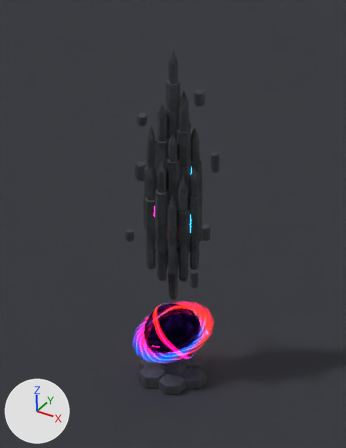
What one commit did to the Blender file apps/game/asset-sources/ethereal/spire/spire.blend.
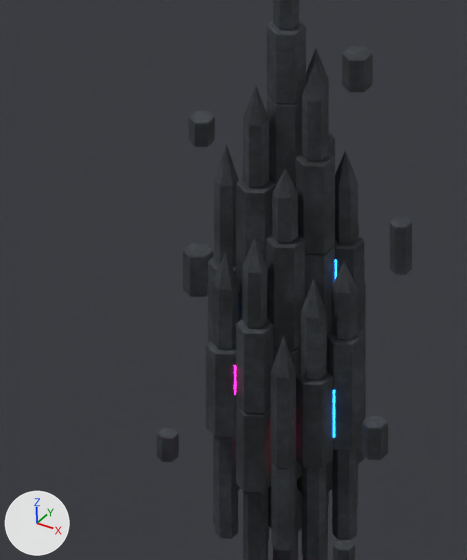
The first picture shows the older version from the file's camera 'Review camera'. The close-ups show the older and then the newer version on the part from 20% to 69% of the width and 16% to 62% of the height of that picture. Only the edits that show in the close-ups are written down. Lighting does not change. The marker at lower left points along +X, +Y and +Z.

Objects in the first close-up: 'FRAGMENT 01 / Basalt', 'FRAGMENT 02 / Basalt', 'FRAGMENT 03 / Basalt', 'FRAGMENT 04 / Basalt', 'FRAGMENT 05 / Basalt', 'FRAGMENT 06 / Basalt', 'Review ground', 'SPIRE / Basalt', 'SPIRE / inner vertical seams / BLUE', 'SPIRE / inner vertical seams / PINK' and 1 more.
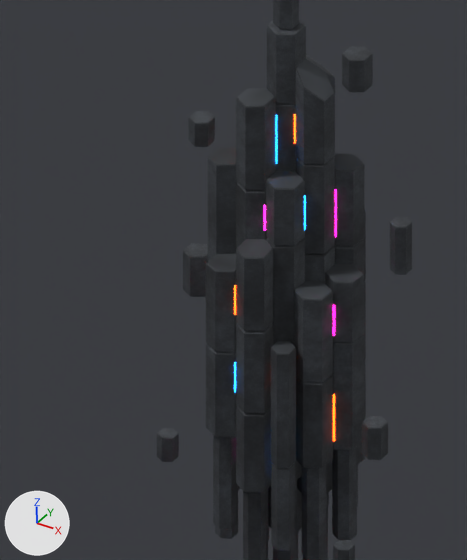
Diff of the bpy script that builds the scene:
```diff
--- a/apps/game/asset-sources/ethereal/spire/spire.blend.py
+++ b/apps/game/asset-sources/ethereal/spire/spire.blend.py
@@ me_spire_column_0_section_0 @@
 me_spire_column_0_section_0.from_pydata(...)  # 1872 vertices, 1560 faces; spans x -0.33..0.33, y -0.3..0.3, z 0.95..3.96
 # used by ob_spire___basalt; parent = ob_spire___suspended_basalt_core; location = (0.0, 0.0, 0.0)
+# me_spire_column_0_section_0 part 1: 408 of 1872 vertices moved; they spanned x -0.3..0.3, y -0.28..0.27, z 2.08..3.46 and now span x -0.33..0.33, y -0.3..0.3, z 2.08..3.44; mean shift (0.0, 0.0, 0.01); largest move (0.13, 0.0, 3.45) -> (0.19, 0.04, 3.33)
 me_spire_column_0_section_0.materials.append(mat_basalt___charcoal___chipped_facets)
@@ me_spire___inner_vertical_seams___blue_002 @@
 # used by ob_spire___inner_vertical_seams___blue; parent = ob_spire___suspended_basalt_core; location = (0.0, 0.0, 0.0)
-me_spire___inner_vertical_seams___blue_002.from_pydata(...)  # 48 vertices, 36 faces; spans x -0.201..0.268, y -0.193..0.269, z 1.709..2.582
+me_spire___inner_vertical_seams___blue_002.from_pydata(...)  # 88 vertices, 66 faces; spans x -0.265..0.203, y -0.267..0.193, z 1.693..3.277
+# me_spire___inner_vertical_seams___blue_002 part 2: the loose piece of 8 vertices spanning x 0.261..0.268, y -0.082..-0.074, z 1.875..2.084 is scaled about its middle by (0.961, 0.899, 1.05), then moved by (-0.526, 0.154, 0.046)
+# me_spire___inner_vertical_seams___blue_002 part 3: the loose piece of 8 vertices spanning x -0.134..-0.129, y -0.154..-0.149, z 2.151..2.383 is copied, and the copy is scaled about its middle by (1.05, 0.999, 0.558), then moved by (0.069, -0.113, -0.135); it spans x -0.065..-0.06, y -0.267..-0.262, z 2.067..2.197
+# me_spire___inner_vertical_seams___blue_002 part 4: the loose piece of 8 vertices spanning x -0.201..-0.193, y -0.193..-0.186, z 1.907..2.033 is copied, and the copy is scaled about its middle by (-0.87, 0.664, 1.7), then moved by (0.201, 0.116, 1.144); it spans x 0.001..0.007, y -0.077..-0.071, z 3.007..3.22
+# other edits to the shape of me_spire___inner_vertical_seams___blue_002 do not show in these pictures
 me_spire___inner_vertical_seams___blue_002.materials.append(mat_veins___blue)
@@ me_spire___inner_vertical_seams___orange_002 @@
 # used by ob_spire___inner_vertical_seams___orange; parent = ob_spire___suspended_basalt_core; location = (0.0, 0.0, 0.0)
-me_spire___inner_vertical_seams___orange_002.from_pydata(...)  # 40 vertices, 30 faces; spans x -0.265..0.199, y -0.191..0.194, z 1.726..2.406
+me_spire___inner_vertical_seams___orange_002.from_pydata(...)  # 88 vertices, 66 faces; spans x -0.265..0.268, y -0.267..0.269, z 1.78..3.228
+# me_spire___inner_vertical_seams___orange_002 part 5: the loose piece of 8 vertices spanning x -0.264..-0.257, y -0.081..-0.075, z 1.878..2.029 is copied, and the copy is turned 60.5 degrees about the z axis through its middle and scaled by 0.858, then moved by (0.198, -0.187, 0.522); it spans x -0.065..-0.06, y -0.267..-0.262, z 2.41..2.54
+# me_spire___inner_vertical_seams___orange_002 part 6: the loose piece of 8 vertices spanning x 0.192..0.199, y 0.186..0.194, z 1.795..1.959 is copied, and the copy is scaled about its middle by (1, -0.996, 1.27), then moved by (0.069, -0.268, 0.084); it spans x 0.261..0.268, y -0.082..-0.074, z 1.857..2.065
+# me_spire___inner_vertical_seams___orange_002 part 7: the loose piece of 8 vertices spanning x -0.264..-0.257, y -0.081..-0.075, z 1.878..2.029 is copied, and the copy is turned 59.6 degrees about the z axis through its middle and scaled by 0.848, then moved by (0.327, 0.036, 1.211); it spans x 0.064..0.068, y -0.045..-0.04, z 3.1..3.228
+# other edits to the shape of me_spire___inner_vertical_seams___orange_002 do not show in these pictures
 me_spire___inner_vertical_seams___orange_002.materials.append(mat_veins___orange)
@@ me_spire___inner_vertical_seams___pink_002 @@
 # used by ob_spire___inner_vertical_seams___pink; parent = ob_spire___suspended_basalt_core; location = (0.0, 0.0, 0.0)
-me_spire___inner_vertical_seams___pink_002.from_pydata(...)  # 40 vertices, 30 faces; spans x -0.07..0.264, y -0.267..0.155, z 1.743..2.545
+me_spire___inner_vertical_seams___pink_002.from_pydata(...)  # 80 vertices, 60 faces; spans x -0.264..0.268, y -0.193..0.269, z 1.726..3.218
+# me_spire___inner_vertical_seams___pink_002 part 8: the loose piece of 8 vertices spanning x 0.257..0.264, y 0.073..0.081, z 1.902..2.152 is scaled about its middle by (0.891, -0.68, 0.831), then moved by (-0.061, -0.039, 0.763)
+# me_spire___inner_vertical_seams___pink_002 part 9: the loose piece of 8 vertices spanning x -0.065..-0.06, y -0.267..-0.262, z 2.057..2.184 is turned -62.6 degrees about the z axis through its middle and scaled by 0.912, then moved by (0.062, 0.189, 0.708)
+# me_spire___inner_vertical_seams___pink_002 part 10: the loose piece of 8 vertices spanning x 0.127..0.132, y -0.155..-0.15, z 1.823..1.982 is scaled about its middle by (1.1, 1, 0.705), then moved by (-0.129, 0.0, 0.903)
+# me_spire___inner_vertical_seams___pink_002 part 11: the loose piece of 8 vertices spanning x 0.257..0.264, y 0.073..0.081, z 1.902..2.152 is copied, and the copy is scaled about its middle by (1.01, -0.995, 0.536), then moved by (0.004, -0.155, 0.367); it spans x 0.261..0.268, y -0.082..-0.074, z 2.328..2.462
+# other edits to the shape of me_spire___inner_vertical_seams___pink_002 do not show in these pictures
 me_spire___inner_vertical_seams___pink_002.materials.append(mat_veins___pink)
```

What differs and where, as boxes [x1, y1, x2, y2] in the close-ups (467 x 560 px; the box of a moved part takes in the faces that stretch with it):
part 1 of me_spire_column_0_section_0, moved or reshaped: before [212, 49, 359, 467]; after [206, 55, 366, 467]
part 2 of me_spire___inner_vertical_seams___blue_002, moved or reshaped (not visible afterwards): before [333, 390, 335, 437]
part 3 of me_spire___inner_vertical_seams___blue_002, added: after [234, 362, 236, 392]
part 4 of me_spire___inner_vertical_seams___blue_002, added: after [276, 115, 277, 164]
part 5 of me_spire___inner_vertical_seams___orange_002, added: after [234, 285, 236, 315]
part 6 of me_spire___inner_vertical_seams___orange_002, added: after [333, 394, 335, 441]
part 7 of me_spire___inner_vertical_seams___orange_002, added: after [294, 114, 296, 143]
part 8 of me_spire___inner_vertical_seams___pink_002, moved or reshaped (not visible before): after [335, 189, 337, 237]
part 9 of me_spire___inner_vertical_seams___pink_002, moved or reshaped (not visible afterwards): before [234, 365, 236, 394]
part 10 of me_spire___inner_vertical_seams___pink_002, moved or reshaped (not visible before): after [264, 204, 266, 230]
part 11 of me_spire___inner_vertical_seams___pink_002, added: after [333, 305, 335, 336]
